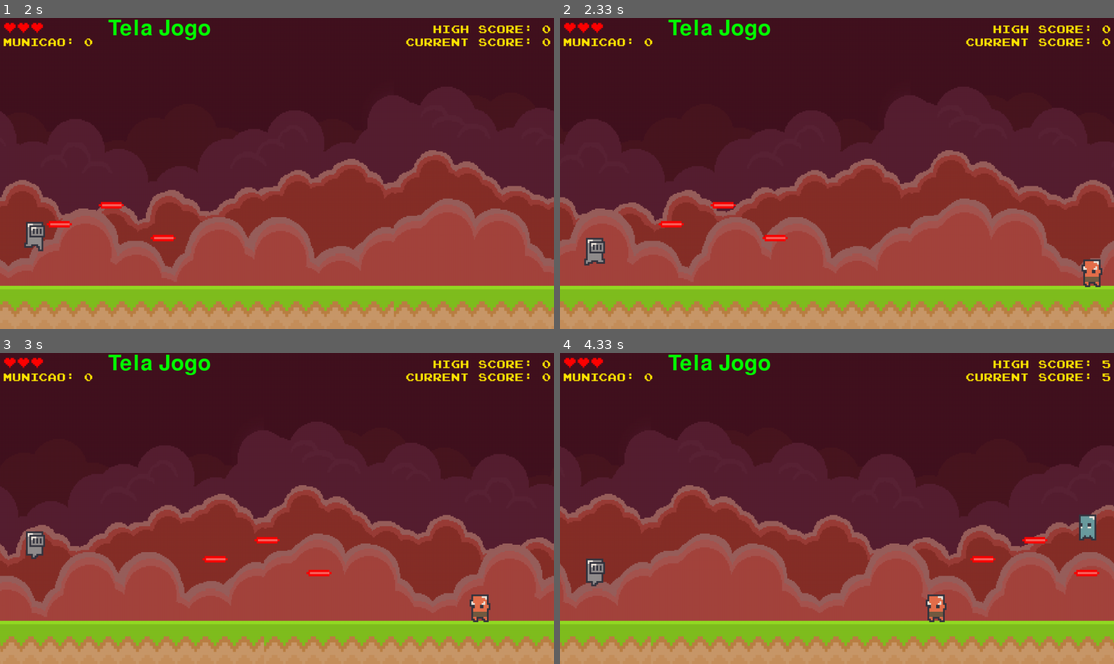
Above: before the commit, frames 1-4 (two rows, left to right).
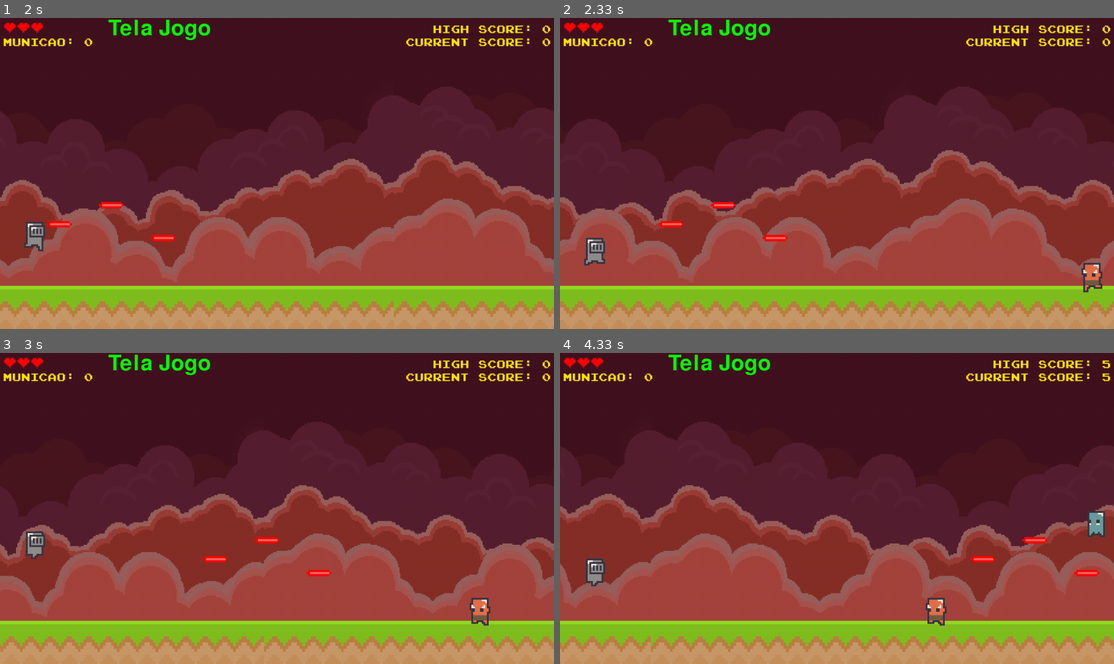
Above: after the commit, the same moments.

Repository: insper-classroom/devlife-23-1-projeto-pygame-henrique-e-guilherme
Game: pygame game, started from jogo/funcoes/jogo.py
Two runs of this game, one before a commit and one after it. Both use one fixed random seed, a clock stepped at 60 frames per second and the inputs below.
Inputs (mouse positions are in pixels of both pictures, inside the frame that each line leads up to):
- Up to frame 1 (2 s): tap Space at 0.33, 0.73, 1.03 s; click (105, 126) at 1.22 s; click (481, 282) at 1.55 s; click (288, 67) at 1.88 s
- Up to frame 2 (2.33 s): tap Space at 2.23 s
- Up to frame 3 (3 s): no input
- Up to frame 4 (4.33 s): tap Space at 3.07, 3.37, 4.3 s; click (1008, 502) at 3.95 s

Frame 1 is identical in both runs. In frame 2, 0.2% of the frame differs, in the area x 94-98%, y 77-89%; in frame 3, 0.2%; in frame 4, 0.6%, in the area x 66-99%, y 50-88%.

Commit message:
Animacoes dos inimigos

Diff:
--- a/jogo/funcoes/classes.py
+++ b/jogo/funcoes/classes.py
@@ -384,20 +384,34 @@
 class Inimigo (pygame.sprite.Sprite):
     def __init__(self, em_cima):
         pygame.sprite.Sprite.__init__(self)
-
+        self.sprites = SpriteSheet('jogo/assets/demonio_sprite_sheet.png')
+        self.lista_sprites = []
+
+        self.demonio = False
+        self.frame_atual = 0
+        self.cooldown_animacao = 100
         #Tipo de Inimigo
         if em_cima:
             posicao_y = 400
             self.image = pygame.image.load('jogo/assets/ghost_provisorio.png').convert_alpha()
+            self.sprites = SpriteSheet('jogo/assets/ghost_sprite_sheet.png')
+            for contador in range(4):
+                self.lista_sprites.append(self.sprites.corta_imagem(contador, 20, 22, 4))
+
 
         else:
             posicao_y = 595
             self.image = pygame.image.load('jogo/assets/inimigo_provisorio.png').convert_alpha()
             self.image = pygame.transform.flip(self.image, True, False)
+            for contador in range(4):
+                self.lista_sprites.append(self.sprites.corta_imagem(contador, 24 , 24, 4))
+            self.demonio = True
+
 
 
         self.image = pygame.transform.scale_by(self.image, 4)
         self.mask = pygame.mask.from_surface(self.image)
+        self.tempo = pygame.time.get_ticks()
 
         self.rect = self.mask.get_rect()
         self.rect.centery = posicao_y
@@ -408,6 +422,14 @@
 
         if self.rect.centerx <= -100:
             self.kill()
+        tempo_atual = pygame.time.get_ticks()
+        # if self.demonio:
+        if tempo_atual - self.tempo > self.cooldown_animacao:
+            self.tempo = tempo_atual
+            self.frame_atual += 1
+        if self.frame_atual >= len(self.lista_sprites):
+            self.frame_atual = 0
+        self.image = self.lista_sprites[self.frame_atual]
 
 class Tiro (pygame.sprite.Sprite):
     def __init__(self, jogador_center_y):
Binary file added: jogo/assets/demonio_sprite_sheet.png
Binary file added: jogo/assets/ghost_sprite_sheet.png
